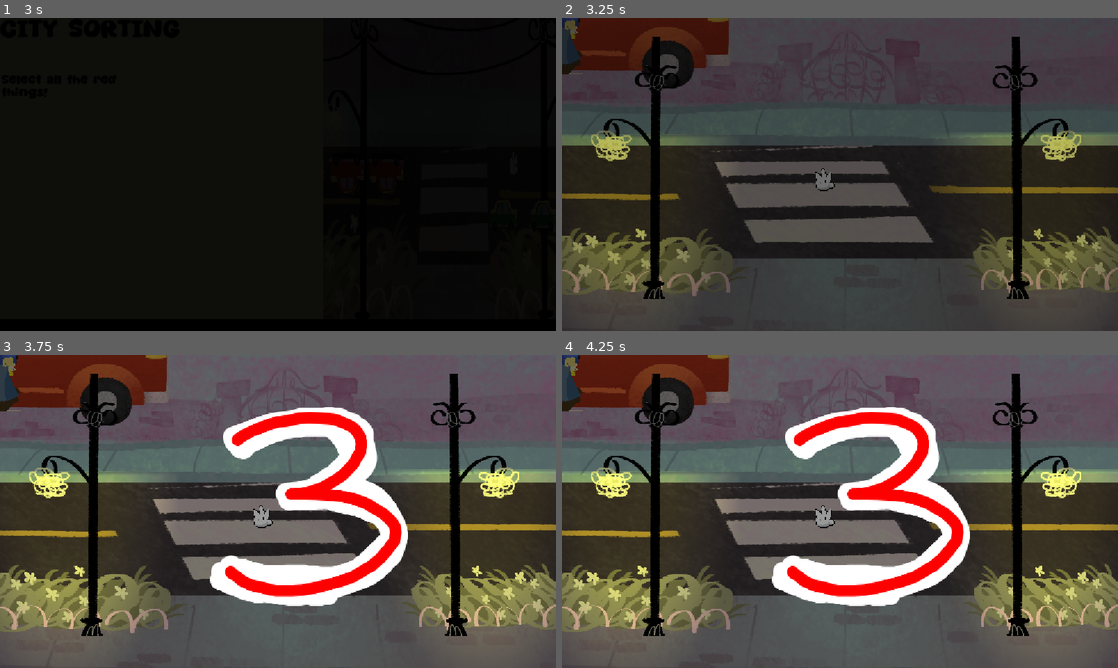
Above: before the commit, frames 1-4 (two rows, left to right).
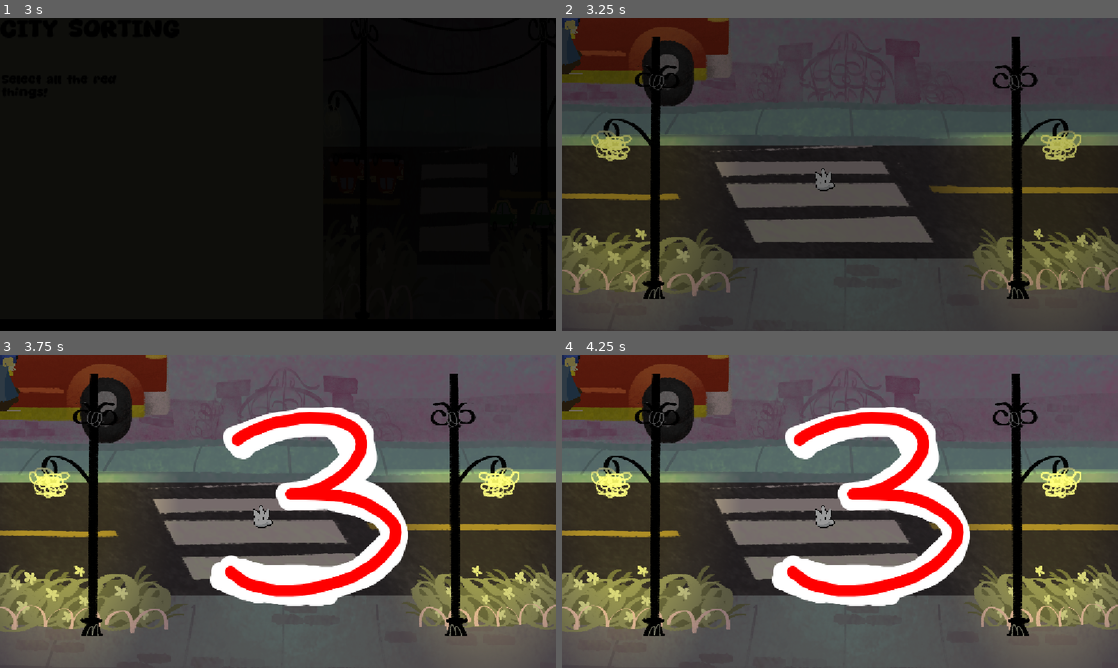
Above: after the commit, the same moments.

Repository: andre-felipe-wonsik-alves/gmtk-jam-26
Game: Godot game, scene res://Scenes/main_menu.tscn
The game is run twice, just before and just after one commit, with the same random seed, the same clock (stepped at 60 frames per second) and the same inputs.
Inputs (mouse positions are in pixels of both pictures, inside the frame that each line leads up to):
- Up to frame 1 (3 s): click (88, 140) at 0.5 s; move the mouse to (400, 158) at 1.27 s; click (400, 158) at 1.42 s; drag from (166, 190) to (250, 237) at 2.02 s; move the mouse to (333, 105) at 2.77 s; click (333, 105) at 2.92 s
- Up to frame 2 (3.25 s): no input
- Up to frame 3 (3.75 s): drag from (250, 574) to (111, 464) at 3.52 s
- Up to frame 4 (4.25 s): no input

Frame 1 is identical in both runs. In frame 2, 1.0% of the frame differs, in the area x 0-30%, y 15-29%; in frame 3, 1.1%, in the area x 0-31%, y 10-29%; in frame 4, 1.1%.

Commit message:
fix: final polishments

Diff:
--- a/Scenes/Minigames/city_minigame.tscn
+++ b/Scenes/Minigames/city_minigame.tscn
@@ -140,15 +140,15 @@
 fill_from = Vector2(0.5117647, 0.011764706)
 fill_to = Vector2(0.47058824, 0.5529412)
 
-[sub_resource type="Curve2D" id="Curve2D_aem5b"]
-_data = {
-"points": PackedVector2Array(0, 0, 0, 0, 1389, -11, 0, 0, 0, 0, -46, -20)
-}
-point_count = 2
-
 [sub_resource type="Curve2D" id="Curve2D_kxfw3"]
 _data = {
 "points": PackedVector2Array(0, 0, 0, 0, 63, 37, 0, 0, 0, 0, -1586, 42)
+}
+point_count = 2
+
+[sub_resource type="Curve2D" id="Curve2D_lsclp"]
+_data = {
+"points": PackedVector2Array(0, 0, 0, 0, -6.25, 46, 0, 0, 0, 0, -736.6063, 53)
 }
 point_count = 2
 
@@ -248,29 +248,8 @@
 
 [node name="SpawnPools" type="Node" parent="." unique_id=663536681]
 
-[node name="RoadLeft" type="Marker2D" parent="SpawnPools" unique_id=649712608]
-position = Vector2(-214, 279)
-
-[node name="SpawnComponent" type="Node" parent="SpawnPools/RoadLeft" unique_id=1009406731 node_paths=PackedStringArray("spawn_marker", "path", "path_follow")]
-script = ExtResource("4_kasov")
-spawn_scenes = Array[PackedScene]([ExtResource("5_s78fr"), ExtResource("6_63m4s"), ExtResource("14_fgejj"), ExtResource("15_ftbhi")])
-spawn_marker = NodePath("..")
-path = NodePath("../Path2D")
-path_follow = NodePath("../Path2D/PathFollow2D")
-spawn_interval_seconds = 7.0
-speed = 200
-metadata/_custom_type_script = "uid://bdqsdxu1hqmfg"
-
-[node name="Path2D" type="Path2D" parent="SpawnPools/RoadLeft" unique_id=1602728181]
-position = Vector2(187, 35)
-curve = SubResource("Curve2D_aem5b")
-
-[node name="PathFollow2D" type="PathFollow2D" parent="SpawnPools/RoadLeft/Path2D" unique_id=480007606]
-position = Vector2(1389, -11)
-rotation = -3.135321
-
 [node name="RoadRight" type="Marker2D" parent="SpawnPools" unique_id=1343910942]
-position = Vector2(1297, 368)
+position = Vector2(1297, 378)
 
 [node name="SpawnComponent" type="Node" parent="SpawnPools/RoadRight" unique_id=557816890 node_paths=PackedStringArray("spawn_marker", "path", "path_follow")]
 script = ExtResource("4_kasov")
@@ -296,6 +275,34 @@
 bob_speed = 100.0
 metadata/_custom_type_script = "uid://bidlto0mxvg6g"
 
+[node name="RoadRight2" type="Marker2D" parent="SpawnPools" unique_id=371235314]
+position = Vector2(1297, 242)
+scale = Vector2(2.2400024, 1)
+
+[node name="SpawnComponent" type="Node" parent="SpawnPools/RoadRight2" unique_id=1052361455 node_paths=PackedStringArray("spawn_marker", "path", "path_follow")]
+script = ExtResource("4_kasov")
+spawn_scenes = Array[PackedScene]([ExtResource("5_s78fr"), ExtResource("15_ftbhi"), ExtResource("14_fgejj"), ExtResource("6_63m4s")])
+spawn_marker = NodePath("..")
+path = NodePath("../Path2D")
+path_follow = NodePath("../Path2D/PathFollow2D")
+spawn_interval_seconds = 8.0
+speed = 250
+metadata/_custom_type_script = "uid://bdqsdxu1hqmfg"
+
+[node name="WalkBobComponent" type="Node" parent="SpawnPools/RoadRight2" unique_id=1100503484 node_paths=PackedStringArray("target")]
+script = ExtResource("22_lsclp")
+target = NodePath("..")
+bob_height = 5.0
+bob_speed = 100.0
+metadata/_custom_type_script = "uid://bidlto0mxvg6g"
+
+[node name="Path2D" type="Path2D" parent="SpawnPools/RoadRight2" unique_id=1301472455]
+curve = SubResource("Curve2D_lsclp")
+
+[node name="PathFollow2D" type="PathFollow2D" parent="SpawnPools/RoadRight2/Path2D" unique_id=717412427]
+position = Vector2(-6.25, 46)
+rotation = 3.1320086
+
 [node name="Sidewalk" type="Marker2D" parent="SpawnPools" unique_id=140212517]
 z_index = 1
 position = Vector2(1376, 737)
